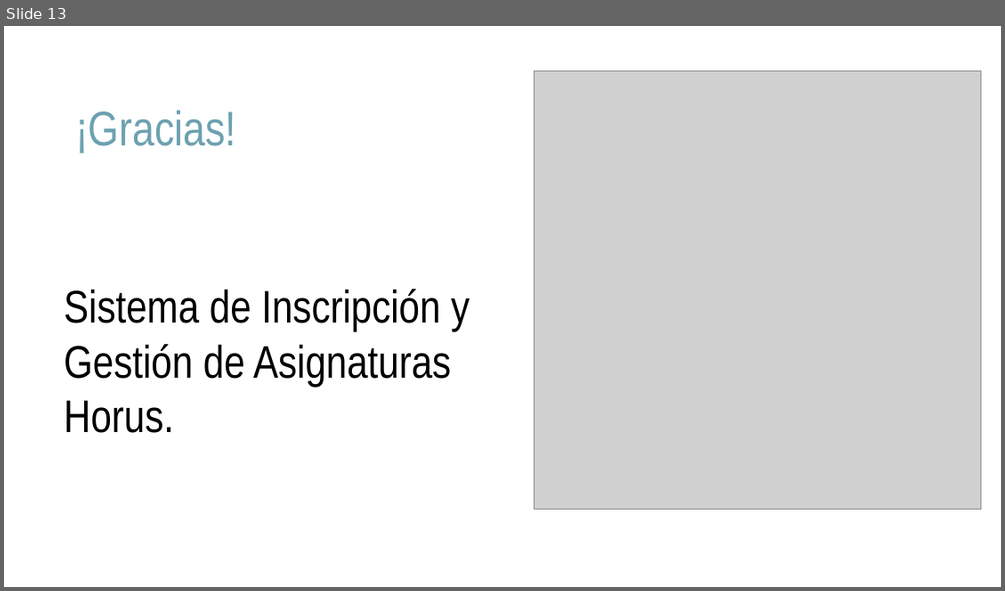
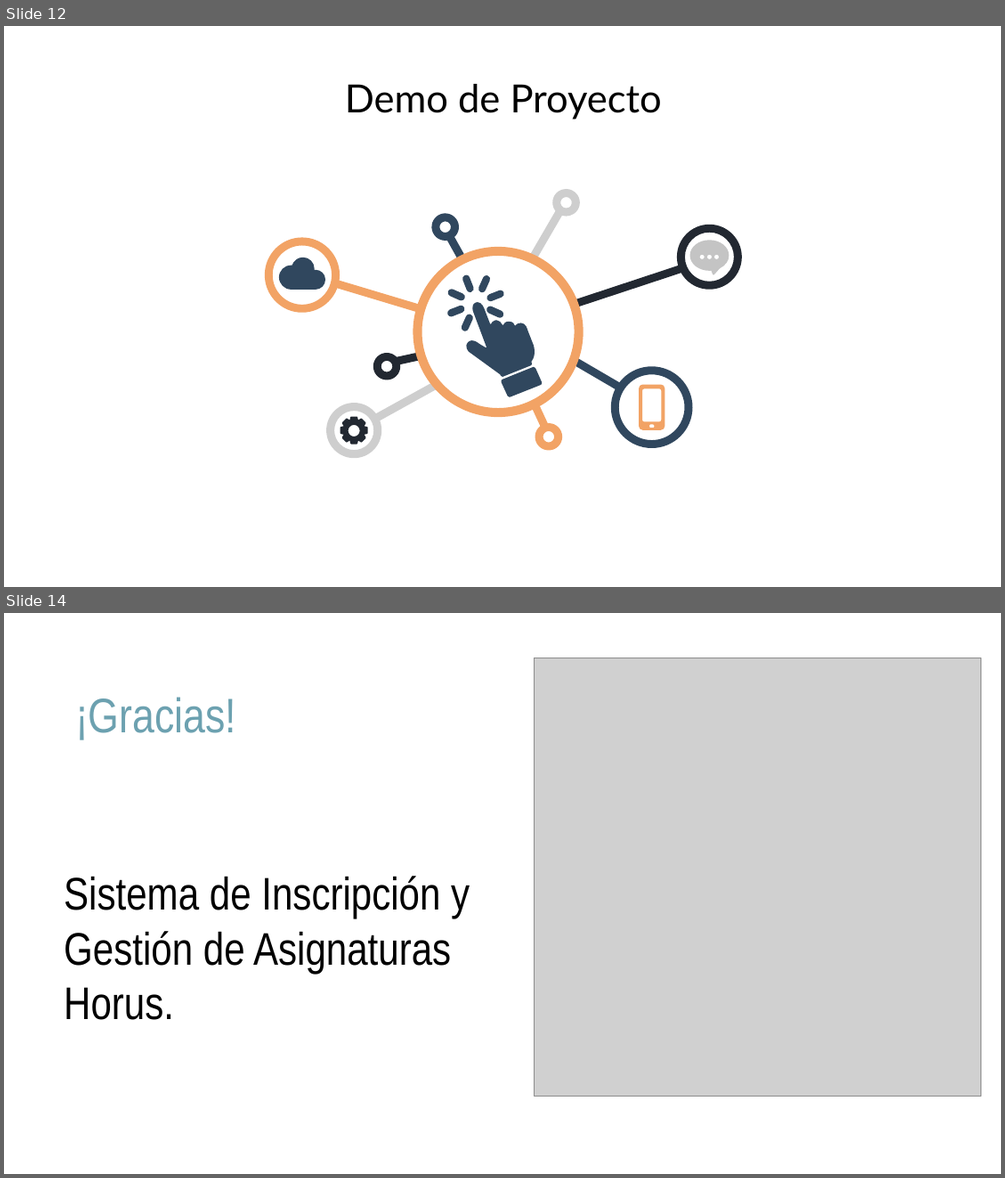
Before and after one commit to JuanAlbornozM/Horus_Documentos, a slide deck: Fase2/Evidencias Proyecto/Presentación Proyecto.pptx. Shown one above the other, each under a label of ours: slide 13 before the commit, slides 12 and 14 after it; the slides between them are not shown. The pictures are 1005x591 and 1005x1178 pixels, drawn with LibreOffice and Linux fonts; fonts in the diff are those of the drawing; grey boxes stand for pictures. Boxes give left, top, right and bottom in pixels: in the first picture for what was removed or moved away, otherwise in the second. Text is boxed around its words. In the diff, an @@ line names an element or a change of style, - is before the commit and + after.

```diff
--- a/Fase2/Evidencias Proyecto/Presentación Proyecto.pptx
+++ b/Fase2/Evidencias Proyecto/Presentación Proyecto.pptx
@@ slide 12 added at bbox=[4, 26, 1001, 587], background #FFFFFF @@
@@ text added at bbox=[345, 84, 662, 119], 28 pt, text #000000 @@
+Demo de Proyecto
@@ group added at bbox=[264, 189, 742, 458]: 30 freeform shapes @@
@@ what was slide 13 is now slide 14 @@
```
Also in this commit, not shown: 5 slides changed, 1 other slide added, 1 slide removed.
